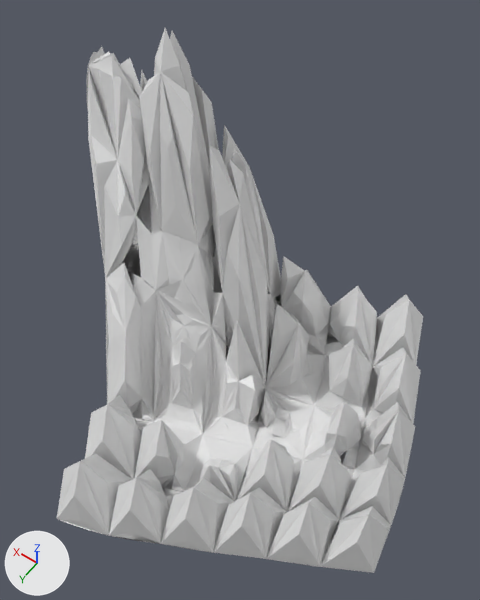
The OBJ model assets/models02/terrain_mountain.obj as it was, and as the next commit left it.
Both versions are drawn from a 50 mm lens placed at (-232.0, -43.0, 757.0), pointed at (36.0, -419.0, 166.0). Lighting does not change. The marker at lower left points along +X, +Y and +Z. Where no turn or scale is listed for an object, it has been applied to the vertices. Vertices at the same position are counted once.

The first picture shows 'terrain_mountain'.
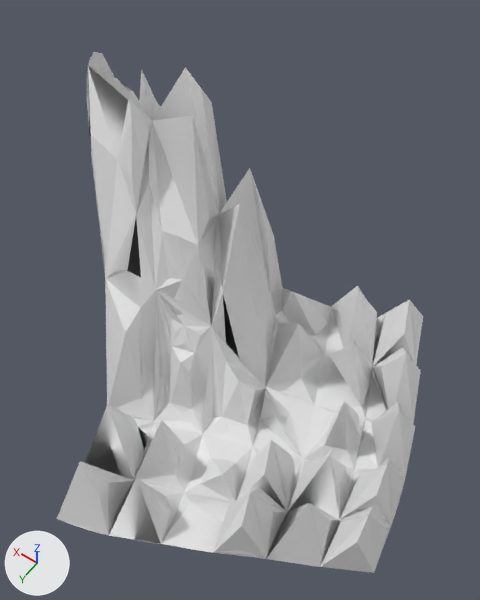
What differs and where, as boxes [x1, y1, x2, y2] in the pictures (480 x 600 px):
'terrain_mountain', reshaped
    before: [57, 28, 423, 573]
    after: [57, 52, 423, 573]
part 1 of me_terrain_mountain, deleted
    before: [57, 28, 421, 573]

The change, as a list of edits to the scene's bpy script:
```text
Change me_terrain_mountain:
    used by ob_terrain_mountain; location = (0.0, 0.0, 0.0)
    remove me_terrain_mountain.from_pydata(...)  # 1492 vertices, 2905 faces; spans x -227.0..332.0, y -661.0..-146.0, z -67.0..395.0
    add me_terrain_mountain.from_pydata(...)  # 622 vertices, 1026 faces; spans x -227.0..332.0, y -661.0..-146.0, z -67.0..335.0
    me_terrain_mountain part 1: 870 vertices removed from x -214.0..320.0, y -642.0..-158.0, z -67.0..395.0
```
